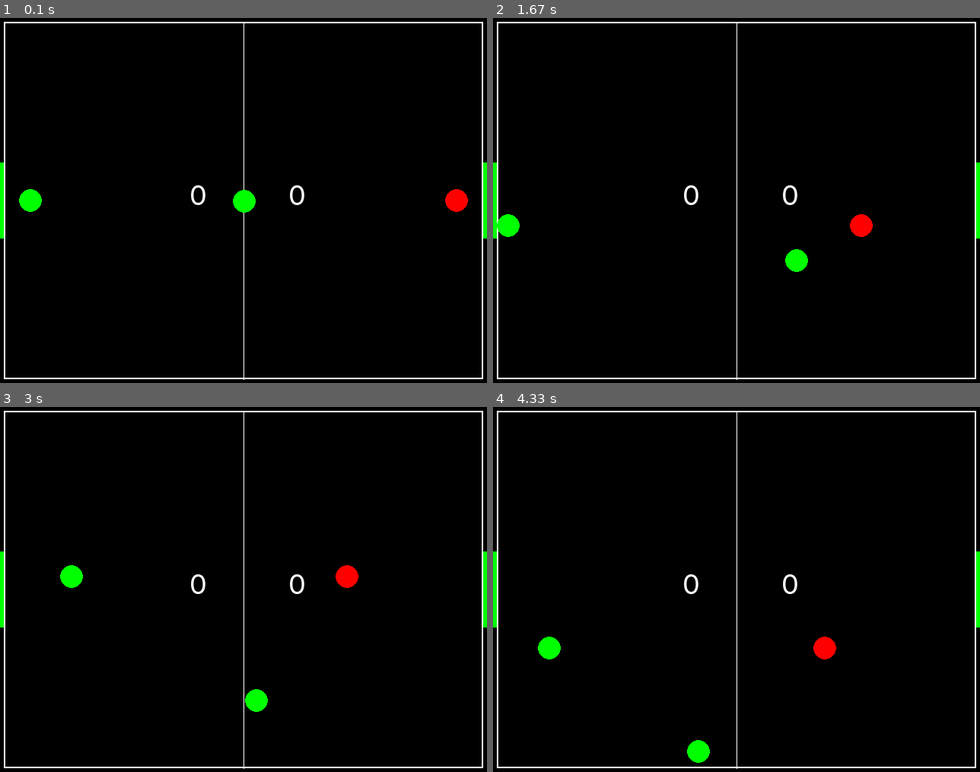
Above: before the commit, frames 1-4 (two rows, left to right).
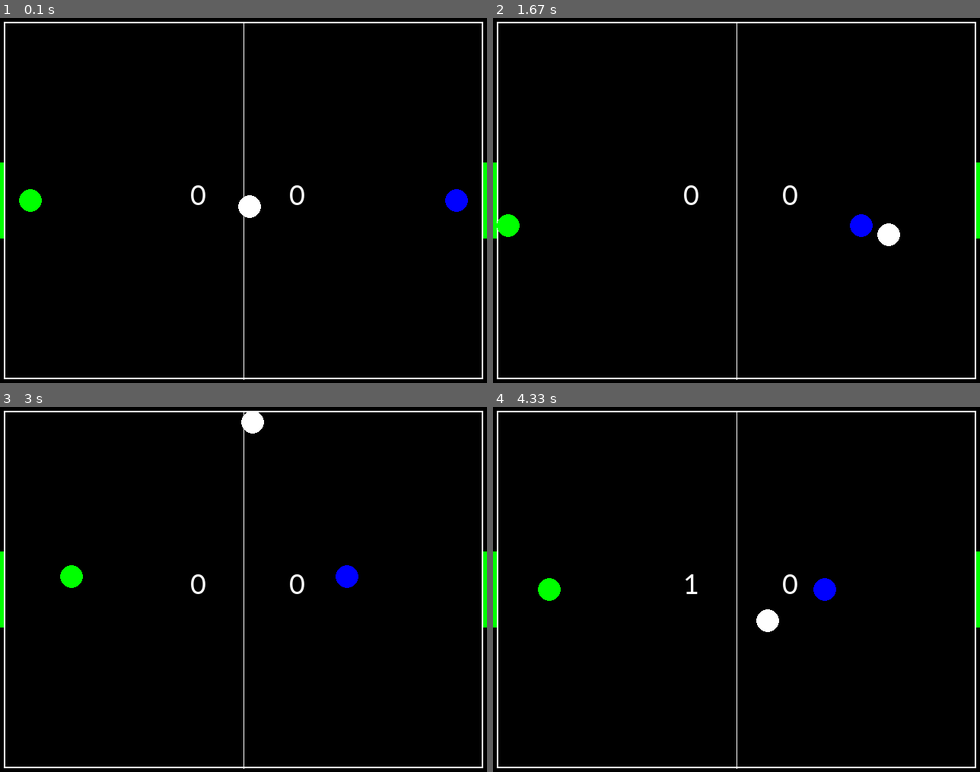
Above: after the commit, the same moments.

Repository: chinmay0301/GlowHockey
Game: pygame game, started from modified.py
The game is run twice, just before and just after one commit, with the same random seed, the same clock (stepped at 60 frames per second) and the same inputs. The source is Python 2; it was converted automatically to run under Python 3.
Inputs:
- Up to frame 1 (0.1 s): no input
- Up to frame 2 (1.67 s): hold D 0.33-0.87 s; hold Left 0.33-0.87 s; hold Left 0.9-1.43 s; hold A 0.9-1.43 s; hold Down from 1.47 s (still down); hold S from 1.47 s (still down)
- Up to frame 3 (3 s): release Down at 1.77 s; release S at 1.77 s; hold Left 1.8-2.2 s; hold A 1.8-2.2 s; hold Up 2.23-2.6 s; hold W 2.23-2.6 s; hold Right from 2.63 s (still down); hold D from 2.63 s (still down)
- Up to frame 4 (4.33 s): release Right at 3.27 s; release D at 3.27 s; hold Down 3.3-3.67 s; hold S 3.3-3.67 s; hold Left 3.7-4.17 s; hold A 3.7-4.17 s; hold Right from 4.2 s (still down); hold D from 4.2 s (still down)

The runs differ from the first frame. In frame 1, 0.5% of the frame differs, in the area x 47-97%, y 46-55%; in frame 2, 0.7%; in frame 3, 0.7%; in frame 4, 1.4%, in the area x 9-71%, y 45-98%.

Commit message:
collision incorporated

Diff:
--- a/modified.py
+++ b/modified.py
@@ -1,6 +1,7 @@
 import pygame
 from pygame.locals import *
 from sys import exit
+from math import *
 import random
 
 pygame.init()
@@ -17,7 +18,7 @@
 mallet1 = pygame.Surface((30,30))
 circ1= pygame.draw.circle(mallet1,(0,255,0),(15,15),15)   #add
 mallet2 = pygame.Surface((30,30))
-circ2= pygame.draw.circle(mallet2,(255,0,0),(15,15),15)
+circ2= pygame.draw.circle(mallet2,(0,0,255),(15,15),15)
 bar1 = mallet1.convert()
 bar1.set_colorkey((0,0,0))
 bar2 = mallet2.convert()
@@ -27,7 +28,7 @@
 goal1.fill((0,255,0))
 goal2.fill((0,255,0))
 circ_sur = pygame.Surface((30,30))
-circ = pygame.draw.circle(circ_sur,(0,255,0),(30/2,30/2),30/2)
+circ = pygame.draw.circle(circ_sur,(255,255,255),(30/2,30/2),30/2)
 circle = circ_sur.convert()
 circle.set_colorkey((0,0,0))
 # some definitions
@@ -38,7 +39,7 @@
 goal1_y,goal2_y = 190. , 190.                   #topmost point
 circle_x, circle_y = 305.,225.
 bar1_movex, bar1_movey, bar2_movey,bar2_movex = 0. , 0. , 0. , 0.
-speed_x, speed_y, speed_circ = 50., 50., 250.
+speed_x, speed_y, speed_circ = 250., 250., 250.
 bar1_score, bar2_score = 0,0
 #clock and font objects
 clock = pygame.time.Clock()
@@ -136,22 +137,18 @@
     elif bar2_x <= 305. :bar2_x = 305.
 
 
-    if (circle_x <= bar1_x  and circle_x>=bar1_x-7.5):
-     if(circle_y <= bar1_y + 57.5 and circle_y >= bar1_y -7.5):
-        speed_x = -speed_x
-        circle_x = bar1_x -7.5
-
-    if (circle_x <= bar1_x + 17.5 and circle_x>=bar1_x+10):
-     if(circle_y <= bar1_y + 57.5 and circle_y >= bar1_y -7.5):
-        speed_x = -speed_x
-        circle_x = bar1_x + 17.5
-
-
-    if (circle_x >= bar2_x -10 and circle_x <= bar2_x +10):
-     if (circle_y <= bar2_y + 42.5 and circle_y >= bar2_y -7.5):
-        speed_x = -speed_x
-        circle_x = bar2_x - 10
-        hit = 1
+    if (((circle_x-bar1_x)**2 + (circle_y - bar1_y)**2)<= 900):
+       m1= (circle_y-bar1_y)/(circle_x-bar1_x)
+       cosx= (1-m1**2)/(1+m1**2)
+       sinx=2*m1/(1+m1**2)
+       speed_x= (speed_circ-speed_x)*cosx + (speed_circ-speed_y)*sinx
+       speed_y= (speed_circ-speed_x)*sinx + (speed_circ-speed_y)*cosx
+    if (((circle_x-bar2_x)**2 + (circle_y - bar2_y)**2)<= 900):
+       m2= (circle_y-bar2_y)/(circle_x-bar2_x)
+       cosx= (1-m2**2)/(1+m2**2)
+       sinx=2*m2/(1+m2**2)
+       speed_x= (speed_circ-speed_x)*cosx + (speed_circ-speed_y)*sinx
+       speed_y= (speed_circ-speed_x)*sinx + (speed_circ-speed_y)*cosx
 
 
     if circle_x <= 5.:
@@ -159,12 +156,14 @@
         bar2_score += 1
         circle_x, circle_y = 305., 225.
         bar1_y,bar_2_y = 225., 225.
+        speed_x, speed_y, speed_circ = 250., 250., 250.
      elif not (circle_y<=260 and circle_y>=190) : speed_x = -speed_x
     elif circle_x >= 605:
       if circle_y<=290 and circle_y>=190:
         bar1_score += 1
         circle_x, circle_y = 305., 225.
         bar1_y, bar2_y = 225., 225.
+        speed_x, speed_y, speed_circ = 250., 250., 250.
       elif not (circle_y<=260 and circle_y>=190) : speed_x = -speed_x
 
     if circle_y <= 5.:
